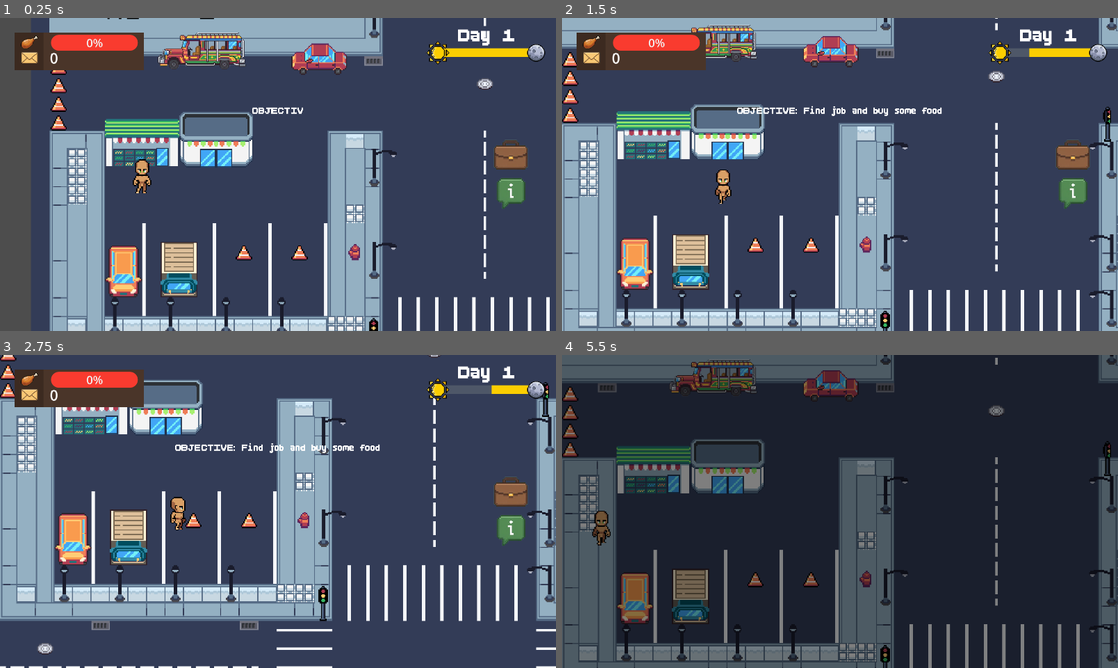
Above: before the commit, frames 1-4 (two rows, left to right).
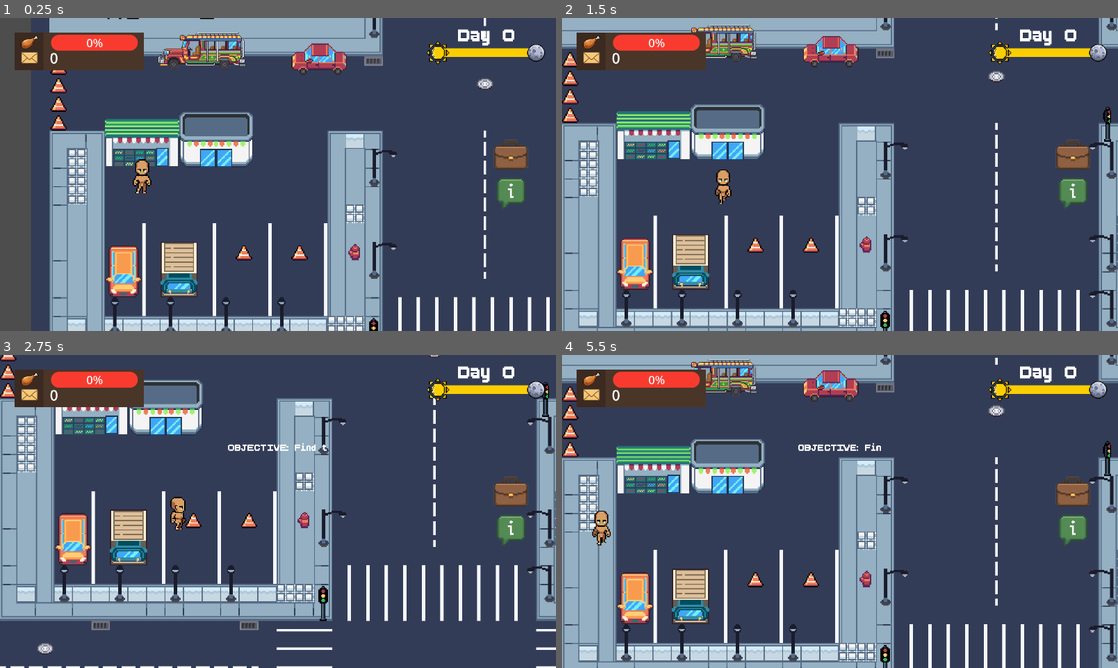
Above: after the commit, the same moments.

Repository: hoaxnt/envelhope-beta
Game: Godot game, scene res://Scenes/chapters/chapter_2.tscn
The game is run twice, just before and just after one commit, with the same random seed, the same clock (stepped at 60 frames per second) and the same inputs. This scene is started directly instead of the project's main scene. Sound files missing from this copy of the repository are replaced by a short silence.
Inputs (mouse positions are in pixels of both pictures, inside the frame that each line leads up to):
- Up to frame 1 (0.25 s): no input
- Up to frame 2 (1.5 s): move the mouse to (962, 158) at 0.52 s; hold Right (ui_right) 0.53-1.28 s; hold Space (action) 0.53-1.28 s; click (962, 158) at 0.67 s; move the mouse to (728, 190) at 1.27 s; hold Down (ui_down) from 1.28 s (still down); tap E (interact) at 1.35 s
- Up to frame 3 (2.75 s): move the mouse to (333, 442) at 2.02 s; release Down (ui_down) at 2.03 s; hold Right (ui_right) from 2.03 s (still down); hold Q (show_objective) from 2.03 s (still down)
- Up to frame 4 (5.5 s): move the mouse to (812, 574) at 2.77 s; release Right (ui_right) at 2.78 s; release Q (show_objective) at 2.78 s; hold Up (ui_up) 2.78-3.53 s; tap Shift at 2.85 s; click (812, 574) at 2.92 s; move the mouse to (1006, 558) at 3.52 s; hold Space (action) 3.53-4.28 s; hold Left (ui_left) 3.53-5.03 s; move the mouse to (673, 464) at 4.27 s; tap E (interact) at 4.35 s; move the mouse to (867, 511) at 5.02 s; hold Down (ui_down) from 5.03 s (still down); hold Q (show_objective) from 5.03 s (still down); click (867, 511) at 5.17 s

The runs differ from the first frame. In frame 1, 0.2% of the frame differs, in the area x 45-93%, y 3-31%; in frame 2, 0.6%; in frame 3, 0.8%; in frame 4, 99%, in the area x 0-100%, y 0-100%.
Error in both runs: Error setting property 'value' with value of type Nil. (res://Scripts/hud/hunger_bar.gd:9)

Commit message:
minor fixes

Diff:
--- a/Scripts/Chapters/chapter_2.gd
+++ b/Scripts/Chapters/chapter_2.gd
@@ -10,7 +10,6 @@
 @onready var police_npc = load("res://scenes/minigames/city/path_finding/police.tscn")
 @onready var danger_zone = $DangerZone
 @onready var player = $Player
-
 @onready var hunger_bar = Hud.get_node("StatsPanel/MarginContainer/Panel/HBoxContainer/VBoxContainer/HBoxContainer/HungerBar")
 @onready var hunger_bar_timer = Hud.get_node("StatsPanel/MarginContainer/Panel/HBoxContainer/VBoxContainer/HBoxContainer/HungerBar/HungerTimer")
 
@@ -23,17 +22,14 @@
 	day_panel.show()
 	day_timer.start()
 
-
-	if NPC_DATA["diver_objective"] == "completed":
+	if GlobalData.npc_data.get("diver_objective") == "completed":
 		player.global_position = GlobalData.load_player_position()
 
-		NPC_DATA = SaveLoad.load_game(SaveLoad.NPC_DATA_PATH)
+		var day = GlobalData.npc_data.get("day")
+		var survive_day = "survive_day_%s" % str(int(day))
 
-		var day = int(NPC_DATA["day"])
-		var survive_day = "survive_day_%s" % str(day)
-		day_label.text = "Day %s" % str(day)
-
-		objective_label.text = NPC_DATA["list_of_objectives"][survive_day]
+		day_label.text = "Day %s" % str(int(day))
+		objective_label.text = GlobalData.npc_data["list_of_objectives"][survive_day]
 		objective_label_anim.play("show_objective")
 
 		await objective_label_anim.animation_finished
--- a/Scripts/autoloads/game_data.gd
+++ b/Scripts/autoloads/game_data.gd
@@ -7,6 +7,10 @@
 
 var INVENTORY = {
 	"Log" : 0,
+}
+
+var CONFIG = {
+	"user_opened_once": false,
 }
 
 var PLAYER_STATS = {
@@ -51,19 +55,19 @@
 		}
 	},
 	"current_objective": "none",
-	"diver_objective": "completed",#fortest
+	"diver_objective": "none",#fortest
 	"list_of_objectives": {
 		"gather_woods": "OBJECTIVE: Gather 15 woods and give it to Diver",
 		"survive_day_1": "OBJECTIVE: Find job and buy some food",
 		"survive_day_2": "OBJECTIVE: Survive the Day 2",
 		"survive_day_3": "OBJECTIVE: Survive the Day 3",
 		"survive_day_4": "OBJECTIVE: Dive for some junk",
-	},
-	"day": 1,
+	},	"day": 1,
 	"release_the_kraken": false,
 }
 
 func _ready() -> void:
-	SaveLoad.save_game(PLAYER_STATS, PLAYER_DATA_PATH)
-	SaveLoad.save_game(NPC_DATA_STATS, NPC_DATA_PATH)
-	SaveLoad.save_game(INVENTORY, INVENTORY_PATH)
+	#SaveLoad.save_game(PLAYER_STATS, PLAYER_DATA_PATH)
+	#SaveLoad.save_game(NPC_DATA_STATS, NPC_DATA_PATH)
+	#SaveLoad.save_game(INVENTORY, INVENTORY_PATH)
+	pass
--- a/Scripts/utils/main_menu.gd
+++ b/Scripts/utils/main_menu.gd
@@ -7,15 +7,22 @@
 	bgm_sfx.play()
 	SaveLoad.save_game({"user_opened_once":false}, SaveLoad.CONFIG_PATH)
 
+#const CONFIG_PATH = "user://config.json"
+#const PLAYER_DATA_PATH = "user://player_data.json"
+#const NPC_DATA_PATH = "user://npc_data.json"
+#const INVENTORY_PATH = "user://inventory.json"
+
 func _on_start_button_pressed() -> void:
+	SaveLoad.save_game(GameData.PLAYER_STATS, SaveLoad.PLAYER_DATA_PATH)
+	SaveLoad.save_game(GameData.INVENTORY, SaveLoad.INVENTORY_PATH)
+	SaveLoad.save_game(GameData.NPC_DATA_STATS, SaveLoad.NPC_DATA_PATH)
+
 	sfx.play()
+	Transition.transition_to_scene("res://scenes/stories/startup_story.tscn")
 
-	Transition.transition_to_scene("res://scenes/stories/startup_story.tscn")
+func _on_start_button_3_pressed() -> void:
+	sfx.play()
 
 func _on_exit_button_pressed() -> void:
 	sfx.play()
 	get_tree().quit()
-
-
-func _on_start_button_3_pressed() -> void:
-	sfx.play()
